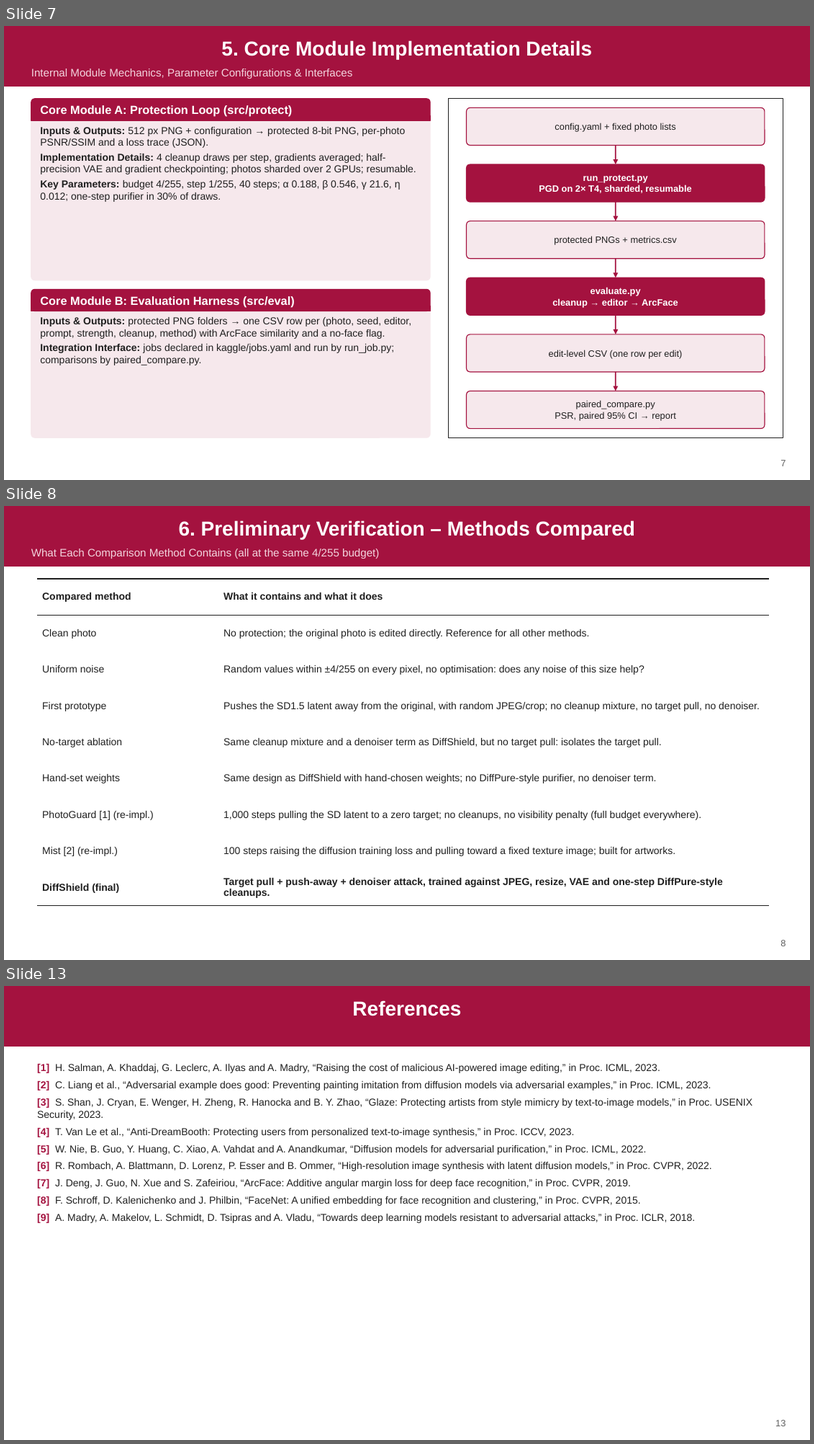
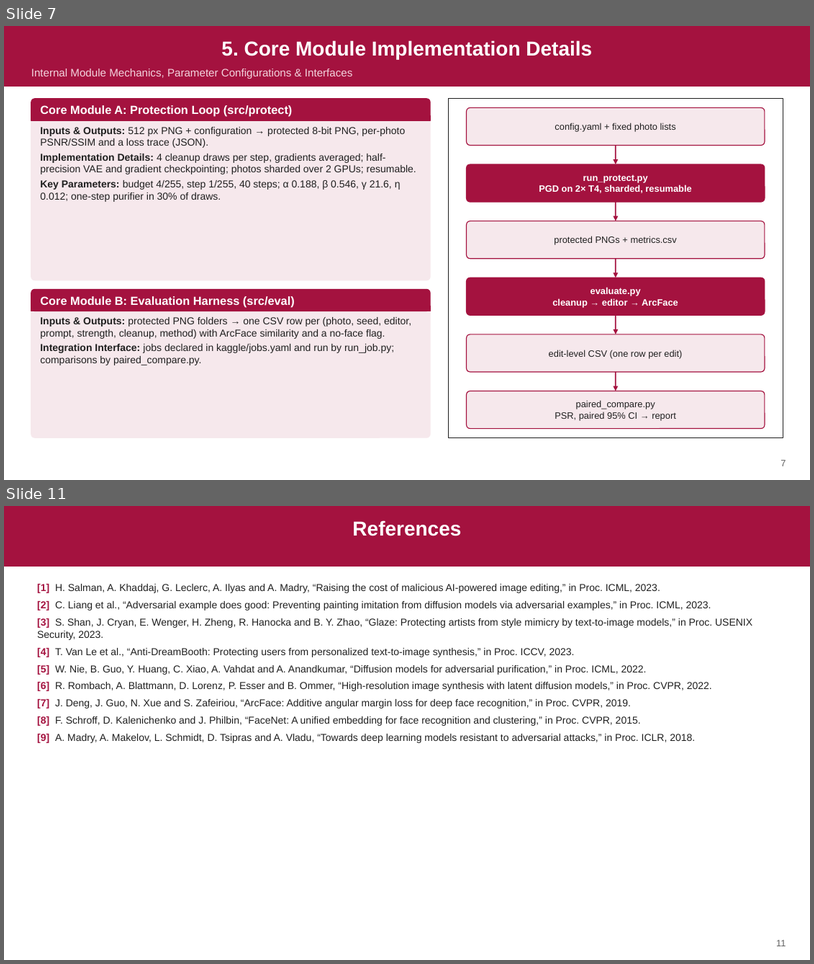
Before and after one commit to Project-DiffShield/DiffShield, a slide deck: reports/DiffShield_PhaseII_External_Review.pptx. Shown one above the other, each under a label of ours: slides 7, 8 and 13 before the commit, slides 7 and 11 after it; the slides between them are not shown. The pictures are 814x1444 and 814x964 pixels, drawn with LibreOffice and Linux fonts; fonts in the diff are those of the drawing. Boxes give left, top, right and bottom in pixels: in the first picture for what was removed or moved away, otherwise in the second. Text is boxed around its words. In the diff, an @@ line names an element or a change of style, - is before the commit and + after.

Commit message:
Phase II deck: follow the department template slide-for-slide; final method only (outside baselines plus one ablation), no earlier DiffShield versions

```diff
--- a/reports/DiffShield_PhaseII_External_Review.pptx
+++ b/reports/DiffShield_PhaseII_External_Review.pptx
@@ slide 8 removed at [4,506,810,960], background #FFFFFF; not listed: 1 template element that a slide beside it also shows @@
@@ title removed at [179,520,635,539] @@
-6. Preliminary Verification – Methods Compared
@@ text removed at [31,548,379,559] @@
-What Each Comparison Method Contains (all at the same 4/255 budget)
@@ table removed at [37,579,769,901], 9 rows, 2 columns @@
-Compared method | What it contains and what it does
-Clean photo | No protection; the original photo is edited directly. Reference for all other methods.
-Uniform noise | Random values within ±4/255 on every pixel, no optimisation: does any noise of this size help?
-First prototype | Pushes the SD1.5 latent away from the original, with random JPEG/crop; no cleanup mixture, no target pull, no denoiser.
-No-target ablation | Same cleanup mixture and a denoiser term as DiffShield, but no target pull: isolates the target pull.
-Hand-set weights | Same design as DiffShield with hand-chosen weights; no DiffPure-style purifier, no denoiser term.
-PhotoGuard [1] (re-impl.) | 1,000 steps pulling the SD latent to a zero target; no cleanups, no visibility penalty (full budget everywhere).
-Mist [2] (re-impl.) | 100 steps raising the diffusion training loss and pulling toward a fixed texture image; built for artworks.
-DiffShield (final) | Target pull + push-away + denoiser attack, trained against JPEG, resize, VAE and one-step DiffPure-style cleanups.
@@ page number removed at [781,939,786,946] @@
-8
@@ what was slide 13 is now slide 11 @@
@@ page number at [777,939,786,946]: text changed @@
-13
+11
```
Also in this commit, not shown: 4 slides changed, 1 other slide removed, 1 other file.
